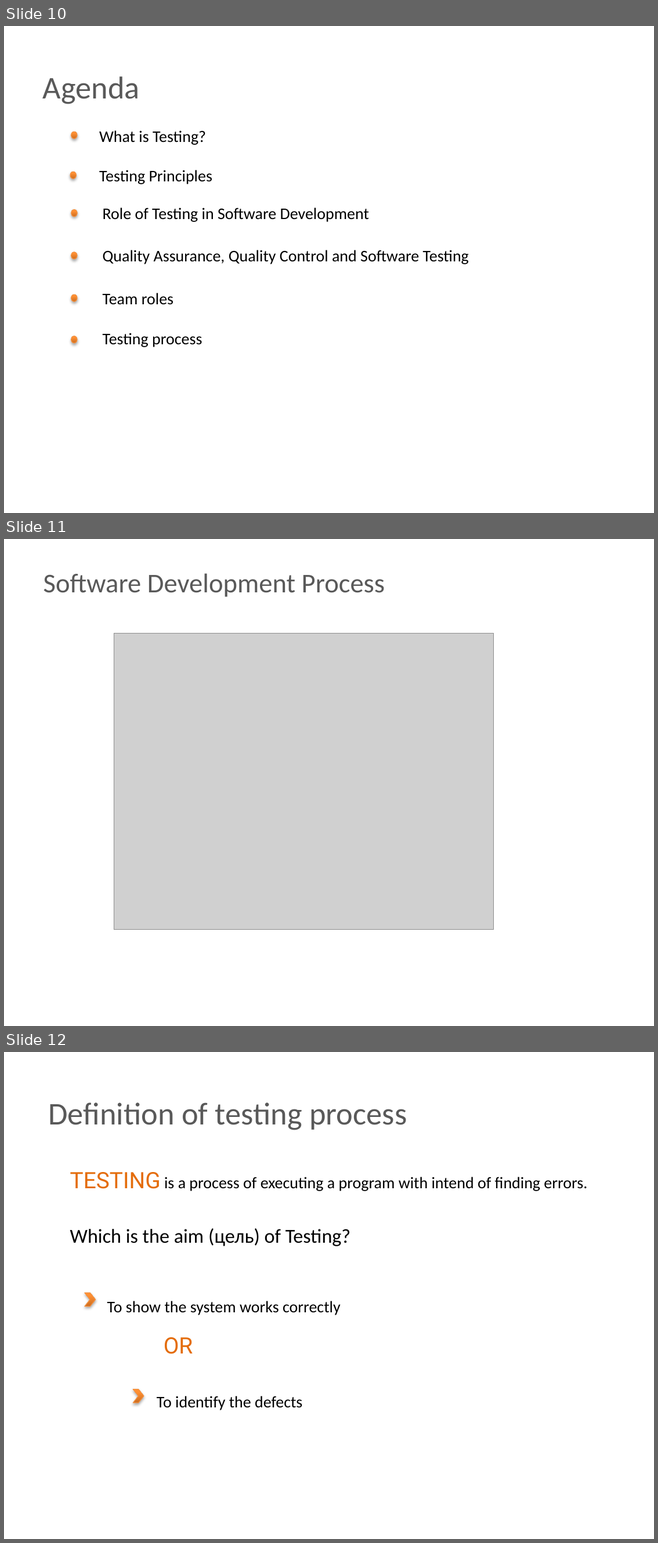
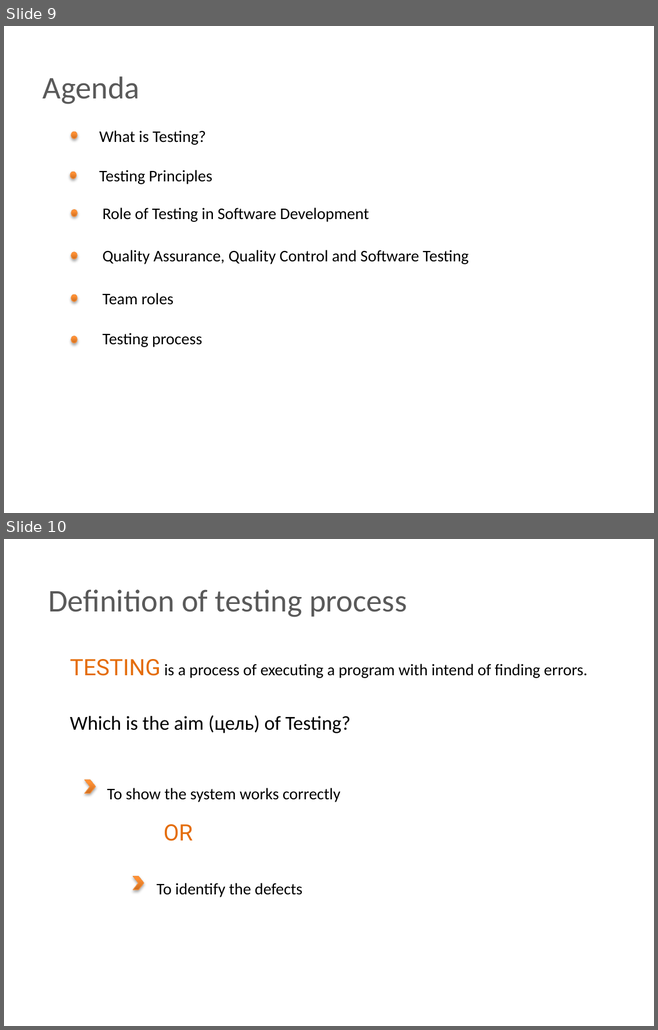
Before and after one commit to BigRacer/swtesting, a slide deck: 0.Introduction_part1/Introduction.pptx. Shown one above the other, each under a label of ours: slides 10, 11 and 12 before the commit, slides 9 and 10 after it. The pictures are 658x1543 and 658x1030 pixels, drawn with LibreOffice and Linux fonts; fonts in the diff are those of the drawing; grey boxes stand for pictures; background and template pictures are left out. Boxes give left, top, right and bottom in pixels: in the first picture for what was removed or moved away, otherwise in the second. Text is boxed around its words. In the diff, an @@ line names an element or a change of style, - is before the commit and + after.

```diff
--- a/0.Introduction_part1/Introduction.pptx
+++ b/0.Introduction_part1/Introduction.pptx
@@ slide 11 removed at bbox=[4, 539, 654, 1026], background picture (left out) @@
@@ text removed at bbox=[43, 573, 385, 597] @@
-Software Development Process
@@ picture removed at bbox=[114, 633, 493, 930] @@
@@ what was slide 10 is now slide 9 @@
@@ what was slide 12 is now slide 10 @@
```
Also in this commit, not shown: 1 slide changed, 1 other slide removed, 1 other file.
